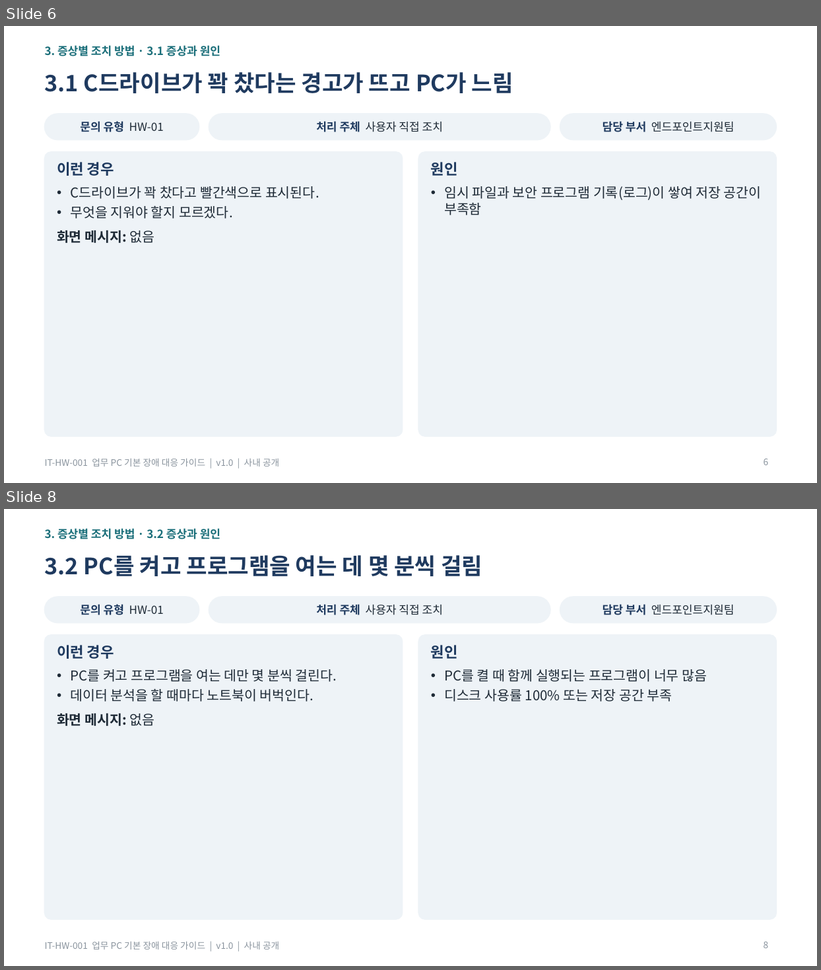
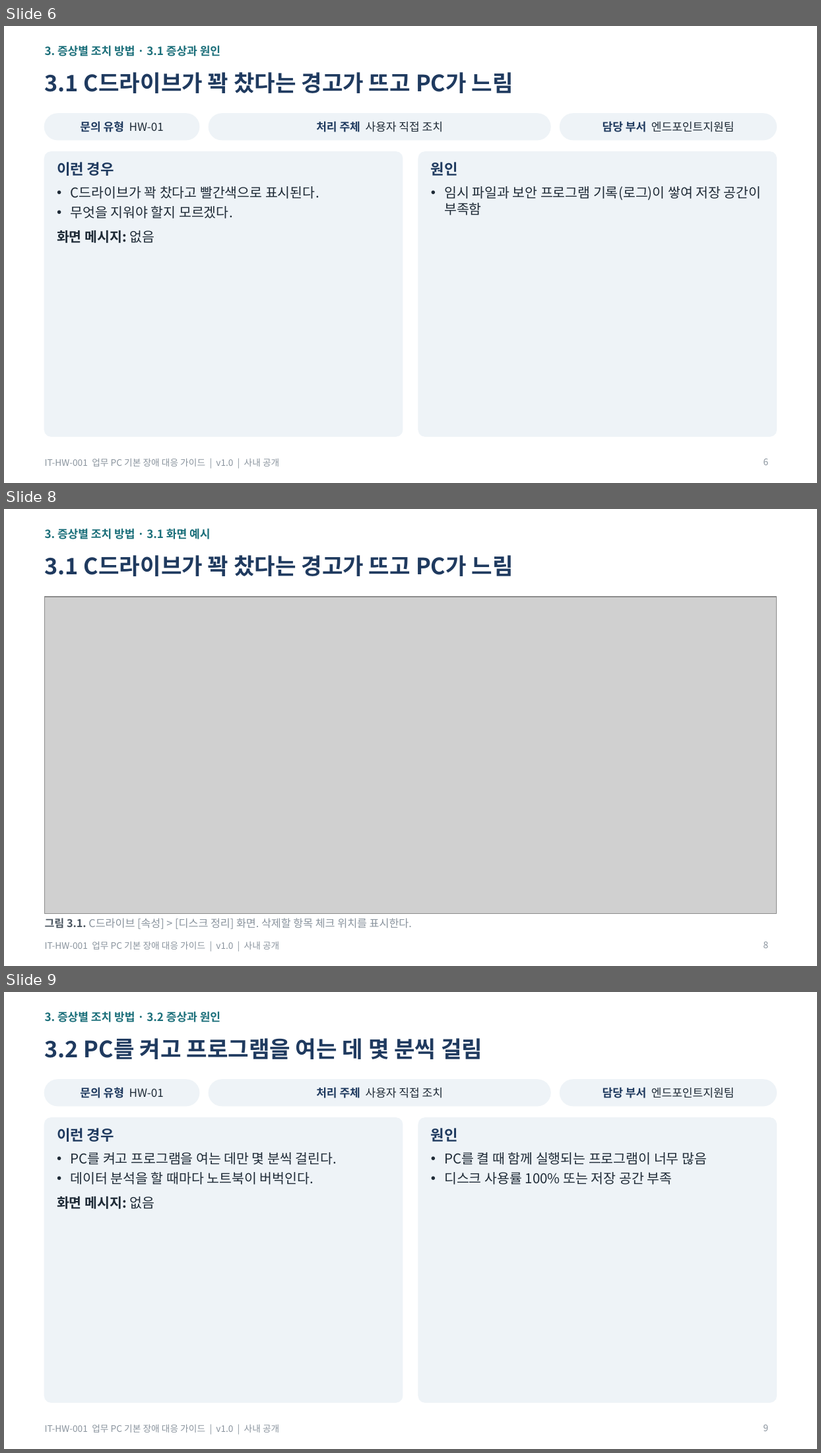
Before and after one commit to issue-helpdesk/issue-helpdesk, a slide deck: dataset/guides/HW/guide/IT-HW-001_업무 PC 기본 장애 대응 가이드.pptx. Shown one above the other, each under a label of ours: slides 6 and 8 before the commit, slides 6, 8 and 9 after it; the slides between them are not shown. The pictures are 821x970 and 821x1453 pixels, drawn with LibreOffice and Linux fonts; fonts in the diff are those of the drawing; grey boxes stand for pictures. Boxes give left, top, right and bottom in pixels: in the first picture for what was removed or moved away, otherwise in the second. Text is boxed around its words. In the diff, an @@ line names an element or a change of style, - is before the commit and + after.

Commit message:
docs: HW 사용자 가이드 전 항목에 화면 예시 그림 추가
- 사용자 가이드 3종(docx·pptx·pdf)의 27개 항목에 그림과 그림 설명 추가
- 그림은 Pillow로 그린 화면·장비 그림이며 tools/ 스크립트로 다시 만들 수 있음
- pdf는 LibreOffice 변환본으로 교체

```diff
--- a/dataset/guides/HW/guide/IT-HW-001_업무 PC 기본 장애 대응 가이드.pptx
+++ b/dataset/guides/HW/guide/IT-HW-001_업무 PC 기본 장애 대응 가이드.pptx
@@ slide 8 added at (4, 509, 817, 966), background #FFFFFF; not listed: 1 template element that a slide beside it also shows @@
@@ text added at (45, 528, 210, 539), 10 pt, text #1B6F7A, bold @@
+3. 증상별 조치 방법 · 3.1 화면 예시
@@ title added at (45, 555, 514, 576), 20 pt, text #1F3A5F, bold @@
+3.1 C드라이브가 꽉 찼다는 경고가 뜨고 PC가 느림
@@ picture added at (45, 597, 776, 914) @@
@@ text added at (45, 918, 412, 929), 9.5 pt, text #8A949E @@
+그림 3.1. C드라이브 [속성] > [디스크 정리] 화면. 삭제할 항목 체크 위치를 표시한다.
@@ page number added at (764, 942, 769, 949), 8 pt, text #8A949E @@
+8
@@ what was slide 8 is now slide 9 @@
```
Also in this commit, not shown: 4 slides changed, 12 other slides added, 38 other files.
